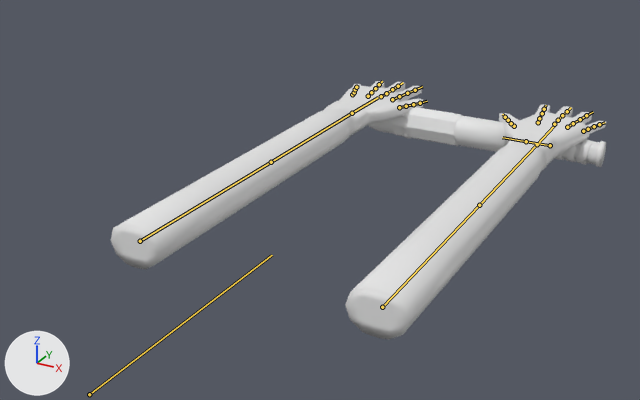
Before and after pictures for a commit that changed the FBX model Blender/Enviroment/Blackjack.fbx.
Rendered twice from a 50 mm lens placed at (5.87, -8.51, -7.73), pointed at (-4.37, 10.11, -17.04). Arrows for +X, +Y and +Z are at lower left; the lights stay in place. The bones that bend it are drawn over the model as lines.
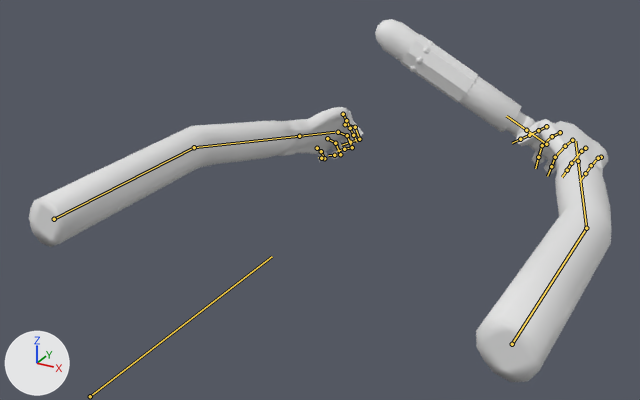
The newer file adds an action. The first version stands in its rest pose; the second is drawn at frame 38 of the action 'Blackjack_EQUIP.001'.

Changed parts and their boxes [x1, y1, x2, y2] in the pictures (640 x 400 px):
'Cube.001', posed (18% wider, 6% taller)
    before: [111, 81, 606, 340]
    after: [29, 107, 612, 382]
'Cylinder', posed
    before: [368, 106, 606, 167]
    after: [375, 19, 556, 166]
bone 'Bone.002', root to tip
    before: (382, 307) to (479, 205)
    after: (512, 344) to (586, 228)
bone 'Bone.003', root to tip
    before: (479, 205) to (537, 144)
    after: (586, 228) to (578, 161)
bone 'Bone.006', root to tip
    before: (538, 122) to (539, 118)
    after: (560, 132) to (552, 136)
bone 'Bone.007', root to tip
    before: (539, 118) to (542, 113)
    after: (552, 136) to (542, 145)
bone 'Bone.008', root to tip
    before: (542, 113) to (544, 109)
    after: (542, 145) to (538, 157)
bone 'Bone.009', root to tip
    before: (554, 124) to (558, 120)
    after: (572, 140) to (565, 146)
bone 'Bone.010', root to tip
    before: (558, 120) to (562, 115)
    after: (565, 146) to (555, 157)
bone 'Bone.011', root to tip
    before: (562, 115) to (567, 111)
    after: (555, 157) to (551, 166)
bone 'Bone.012', root to tip
    before: (567, 127) to (573, 123)
    after: (585, 148) to (581, 151)
bone 'Bone.013', root to tip
    before: (573, 123) to (580, 119)
    after: (581, 151) to (571, 163)
bone 'Bone.014', root to tip
    before: (580, 119) to (586, 115)
    after: (571, 163) to (567, 170)
bone 'Bone.015', root to tip
    before: (583, 131) to (588, 129)
    after: (601, 157) to (598, 158)
bone 'Bone.016', root to tip
    before: (588, 129) to (594, 126)
    after: (598, 158) to (591, 165)
bone 'Bone.017', root to tip
    before: (594, 126) to (599, 124)
    after: (591, 165) to (585, 173)
bone 'Bone.018', root to tip
    before: (514, 126) to (511, 123)
    after: (546, 126) to (538, 130)
bone 'Bone.039', root to tip
    before: (550, 145) to (526, 141)
    after: (546, 144) to (526, 130)
bone 'Bone.005', root to tip
    before: (140, 241) to (271, 162)
    after: (54, 219) to (194, 147)
bone 'Bone.021', root to tip
    before: (271, 162) to (352, 113)
    after: (194, 147) to (299, 136)
bone 'Bone.023', root to tip
    before: (392, 99) to (399, 96)
    after: (345, 124) to (355, 127)
bone 'Bone.024', root to tip
    before: (399, 96) to (407, 93)
    after: (355, 127) to (359, 139)
bone 'Bone.025', root to tip
    before: (407, 93) to (415, 90)
    after: (359, 139) to (350, 142)
bone 'Bone.026', root to tip
    before: (381, 96) to (386, 93)
    after: (338, 132) to (347, 135)
bone 'Bone.027', root to tip
    before: (386, 93) to (392, 89)
    after: (347, 135) to (352, 147)
bone 'Bone.028', root to tip
    before: (392, 89) to (398, 86)
    after: (352, 147) to (344, 149)
bone 'Bone.029', root to tip
    before: (368, 96) to (371, 92)
    after: (327, 138) to (335, 143)
bone 'Bone.030', root to tip
    before: (371, 92) to (375, 88)
    after: (335, 143) to (340, 154)
bone 'Bone.031', root to tip
    before: (375, 88) to (379, 84)
    after: (340, 154) to (334, 155)
bone 'Bone.032', root to tip
    before: (352, 94) to (354, 92)
    after: (317, 148) to (321, 151)
bone 'Bone.033', root to tip
    before: (354, 92) to (355, 89)
    after: (321, 151) to (324, 158)
bone 'Bone.034', root to tip
    before: (355, 89) to (356, 87)
    after: (324, 158) to (321, 158)
bone 'Bone.035', root to tip
    before: (399, 107) to (406, 106)
    after: (343, 114) to (346, 120)

What the commit changed:
Bone 'Bone.002' (bone_bone_002) moves from (0.0, 0.0, 0.0) to (0.83, 0.0, 0.0).
Bone 'Bone.002' (bone_bone_002) turns from (0, 0, 0) to (0, 51, 0) degrees about its own x, y and z.
Bone 'Bone.003' (bone_bone_003) turns from (0, 0, 0) to (-14, -17, 13) degrees about its own x, y and z.
Bone 'Bone.006' (bone_bone_006) moves from (0.0, 0.0, 0.0) to (0.0, -0.01, -0.02).
Bone 'Bone.006' (bone_bone_006) turns from (0, 0, 0) to (-46, 0, 0) degrees about its own x, y and z.
Bone 'Bone.007' (bone_bone_007) turns from (0, 0, 0) to (-21, 0, 0) degrees about its own x, y and z.
Bone 'Bone.008' (bone_bone_008) turns from (0, 0, 0) to (-83, 0, 0) degrees about its own x, y and z.
Bone 'Bone.009' (bone_bone_009) moves from (0.0, 0.0, 0.0) to (0.0, -0.01, -0.02).
Bone 'Bone.009' (bone_bone_009) turns from (0, 0, 0) to (-53, 0, 0) degrees about its own x, y and z.
Bone 'Bone.010' (bone_bone_010) turns from (0, 0, 0) to (-21, 0, 0) degrees about its own x, y and z.
Bone 'Bone.011' (bone_bone_011) turns from (0, 0, 0) to (-83, 0, 0) degrees about its own x, y and z.
Bone 'Bone.012' (bone_bone_012) turns from (0, 0, 0) to (-32, 0, 0) degrees about its own x, y and z.
Bone 'Bone.013' (bone_bone_013) turns from (0, 0, 0) to (-47, 0, 0) degrees about its own x, y and z.
Bone 'Bone.014' (bone_bone_014) turns from (0, 0, 0) to (-83, 0, 0) degrees about its own x, y and z.
Bone 'Bone.015' (bone_bone_015) moves from (0.0, 0.0, 0.0) to (0.0, 0.01, 0.02).
Bone 'Bone.015' (bone_bone_015) turns from (0, 0, 0) to (-32, 0, 17) degrees about its own x, y and z.
Bone 'Bone.016' (bone_bone_016) turns from (0, 0, 0) to (-45, 0, 0) degrees about its own x, y and z.
Bone 'Bone.017' (bone_bone_017) turns from (0, 0, 0) to (-32, 0, 0) degrees about its own x, y and z.
Bone 'Bone.018' (bone_bone_018) turns from (0, 0, 0) to (-81, -24, 92) degrees about its own x, y and z.
Bone 'Bone.039' (bone_bone_039) moves from (0.0, 0.0, 0.0) to (0.01, 0.21, 0.08).
Bone 'Bone.005' (bone_bone_005) moves from (0.0, 0.0, 0.0) to (-0.83, 0.0, 0.0).
Bone 'Bone.005' (bone_bone_005) turns from (0, 0, 0) to (0, -63, 0) degrees about its own x, y and z.
Bone 'Bone.021' (bone_bone_021) turns from (0, 0, 0) to (-14, 17, 2) degrees about its own x, y and z.
Bone 'Bone.023' (bone_bone_023) moves from (0.0, 0.0, 0.0) to (0.0, 0.0, -0.02).
Bone 'Bone.023' (bone_bone_023) turns from (0, 0, 0) to (-26, 0, 0) degrees about its own x, y and z.
Bone 'Bone.024' (bone_bone_024) turns from (0, 0, 0) to (-81, 0, 0) degrees about its own x, y and z.
Bone 'Bone.025' (bone_bone_025) turns from (0, 0, 0) to (-70, 0, 0) degrees about its own x, y and z.
Bone 'Bone.026' (bone_bone_026) moves from (0.0, 0.0, 0.0) to (0.0, 0.0, -0.02).
Bone 'Bone.026' (bone_bone_026) turns from (0, 0, 0) to (-26, 0, 0) degrees about its own x, y and z.
Bone 'Bone.027' (bone_bone_027) turns from (0, 0, 0) to (-81, 0, 0) degrees about its own x, y and z.
Bone 'Bone.028' (bone_bone_028) turns from (0, 0, 0) to (-70, 0, 0) degrees about its own x, y and z.
Bone 'Bone.029' (bone_bone_029) turns from (0, 0, 0) to (-26, 0, 0) degrees about its own x, y and z.
Bone 'Bone.030' (bone_bone_030) turns from (0, 0, 0) to (-81, 0, 0) degrees about its own x, y and z.
Bone 'Bone.031' (bone_bone_031) turns from (0, 0, 0) to (-70, 0, 0) degrees about its own x, y and z.
Bone 'Bone.032' (bone_bone_032) moves from (0.0, 0.0, 0.0) to (0.0, 0.0, -0.01).
Bone 'Bone.032' (bone_bone_032) turns from (0, 0, 0) to (-26, 0, 0) degrees about its own x, y and z.
Bone 'Bone.033' (bone_bone_033) turns from (0, 0, 0) to (-81, 0, 0) degrees about its own x, y and z.
Bone 'Bone.034' (bone_bone_034) turns from (0, 0, 0) to (-70, 0, 0) degrees about its own x, y and z.
Bone 'Bone.035' (bone_bone_035) turns from (0, 0, 0) to (-59, 34, 20) degrees about its own x, y and z.
